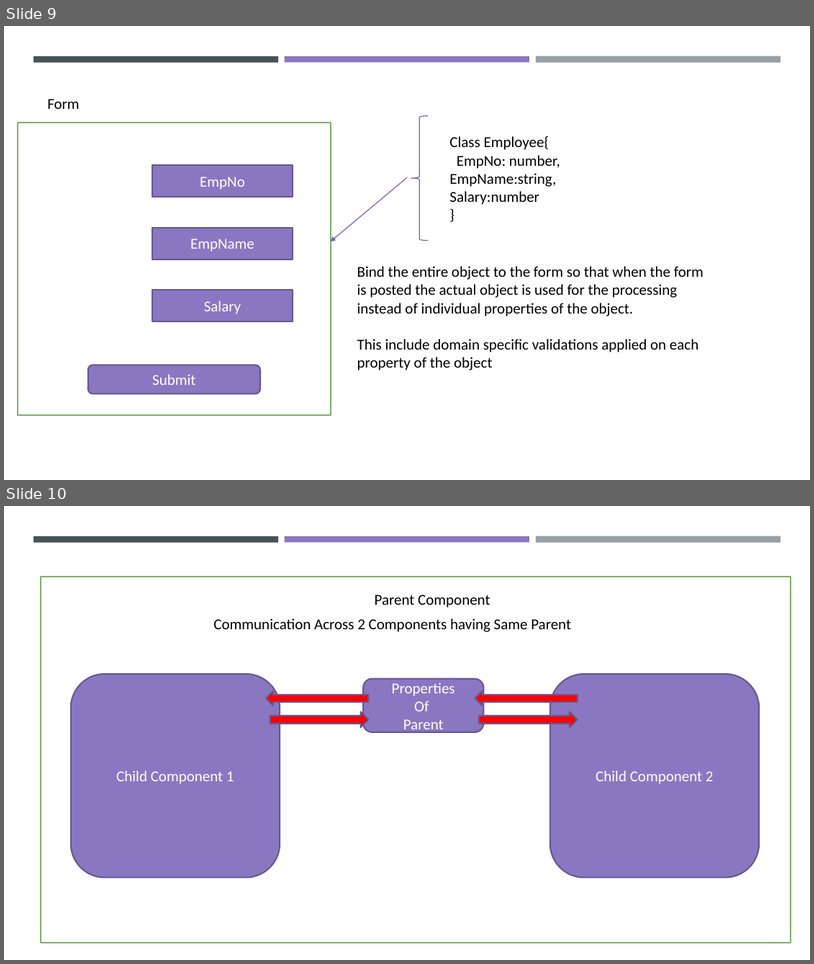
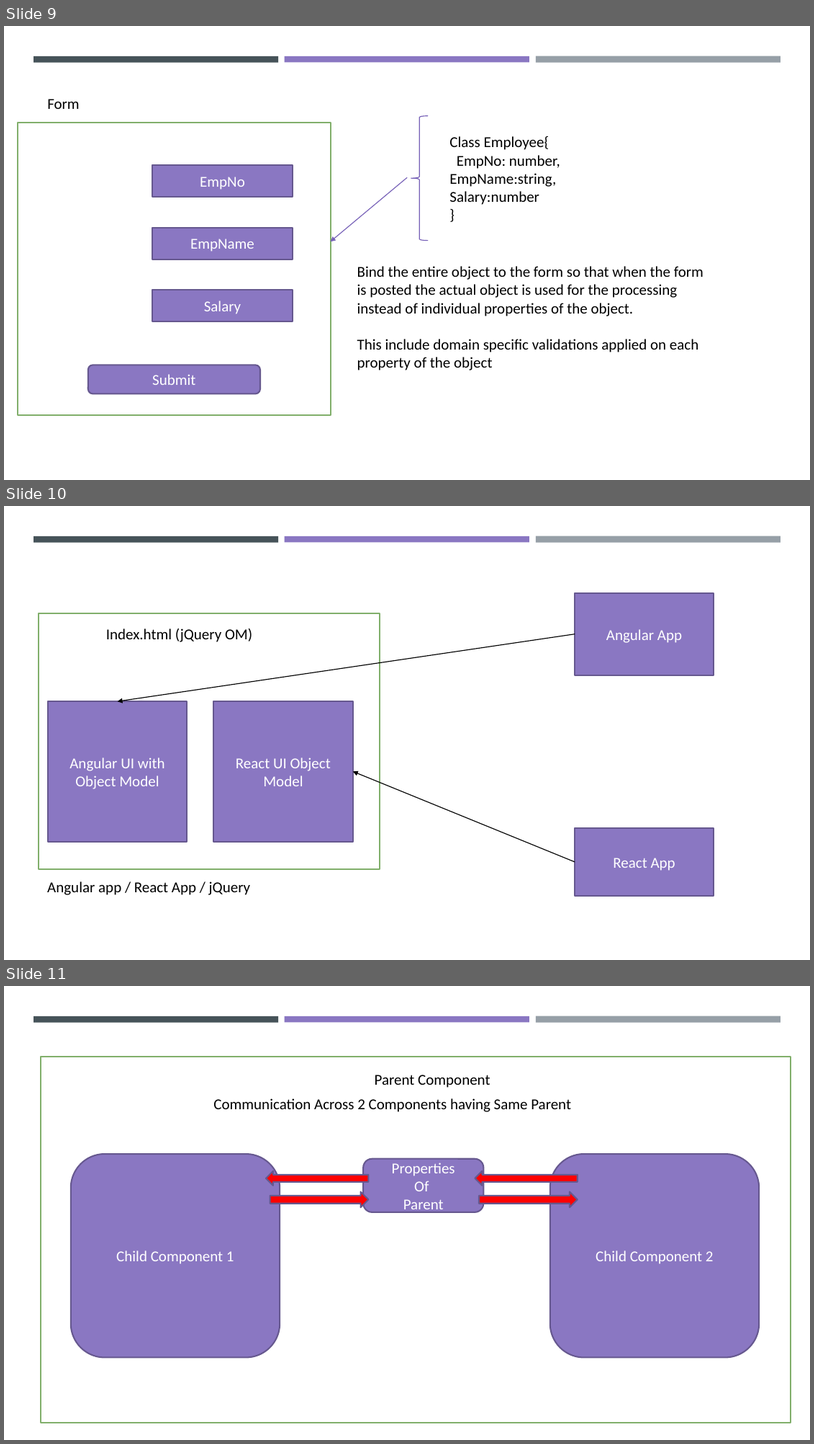
Before and after one commit to maheshsabnis/ngfinastra, a slide deck: Training_Diagrams.pptx. Shown one above the other, each under a label of ours: slides 9 and 10 before the commit, slides 9, 10 and 11 after it. The pictures are 814x964 and 814x1444 pixels, drawn with LibreOffice and Linux fonts; fonts in the diff are those of the drawing. Boxes give left, top, right and bottom in pixels: in the first picture for what was removed or moved away, otherwise in the second. Text is boxed around its words. In the diff, an @@ line names an element or a change of style, - is before the commit and + after.

```diff
--- a/Training_Diagrams.pptx
+++ b/Training_Diagrams.pptx
@@ slide 10 added at box(4, 506, 810, 960), background #FFFFFF; not listed: 3 template elements that a slide beside it also shows @@
@@ rectangle added at box(39, 613, 380, 869), fill #FFFFFF, outline #81AF6B 1.75 pt @@
@@ rectangle added at box(575, 593, 714, 675), fill #8A77C2, outline #665890 1.75 pt, 18 pt, text #FFFFFF @@
+Angular App
@@ text added at box(106, 628, 252, 642), 18 pt, text #000000 @@
+Index.html (jQuery OM)
@@ arrow added from (575, 634) to (118, 701), #000000 1 pt @@
@@ rectangle added at box(47, 701, 187, 841), fill #8A77C2, outline #665890 1.75 pt, 18 pt, text #FFFFFF @@
+Angular UI with Object Model
@@ rectangle added at box(214, 701, 353, 841), fill #8A77C2, outline #665890 1.75 pt, 18 pt, text #FFFFFF @@
+React UI Object Model
@@ arrow added from (575, 862) to (353, 772), #000000 1 pt @@
@@ rectangle added at box(575, 828, 714, 896), fill #8A77C2, outline #665890 1.75 pt, 18 pt, text #FFFFFF @@
+React App
@@ text added at box(47, 881, 250, 895), 18 pt, text #000000 @@
+Angular app / React App / jQuery
@@ what was slide 10 is now slide 11 @@
```
Also in this commit, not shown: 1 slide changed, 21 other files.
